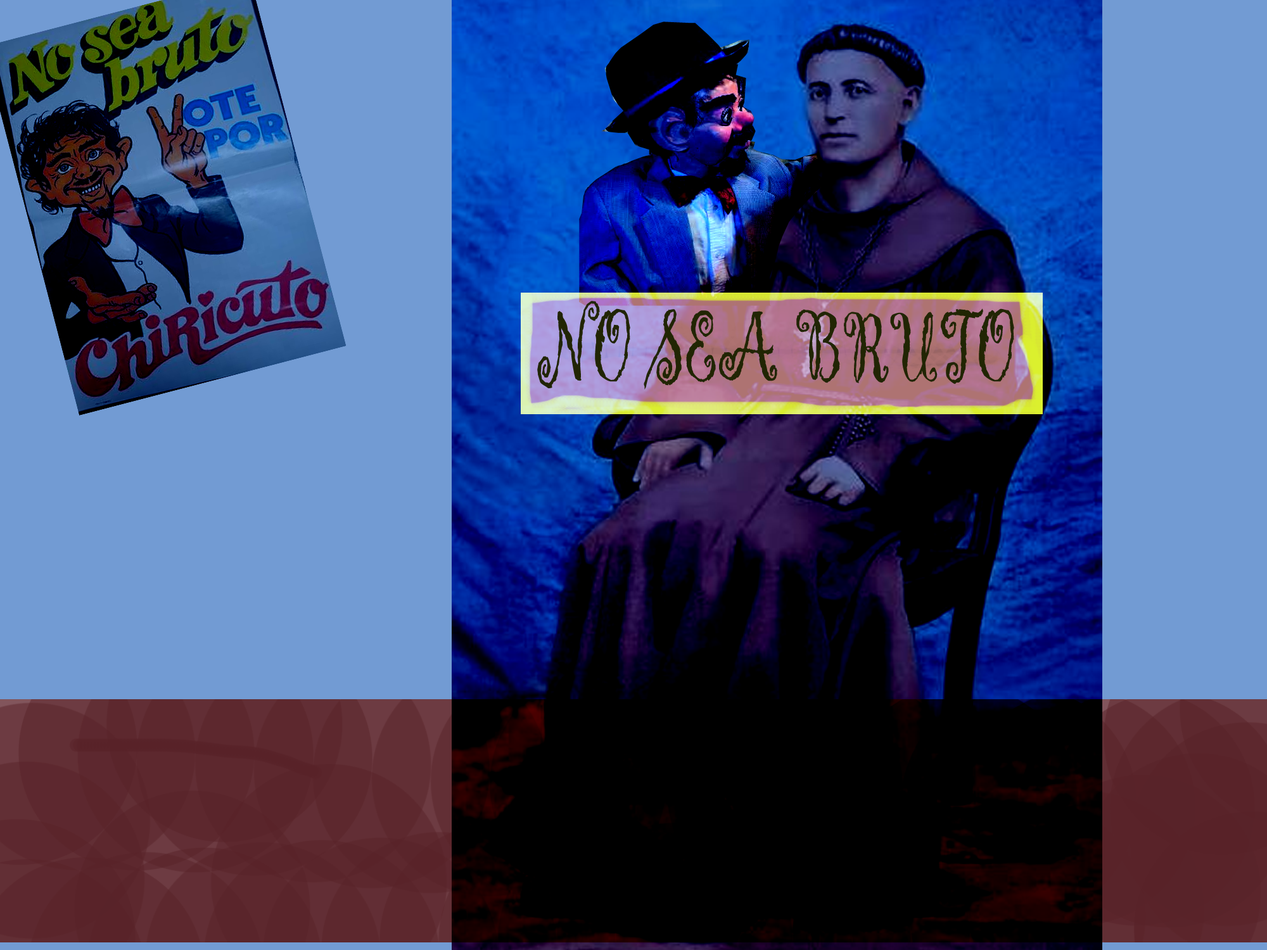
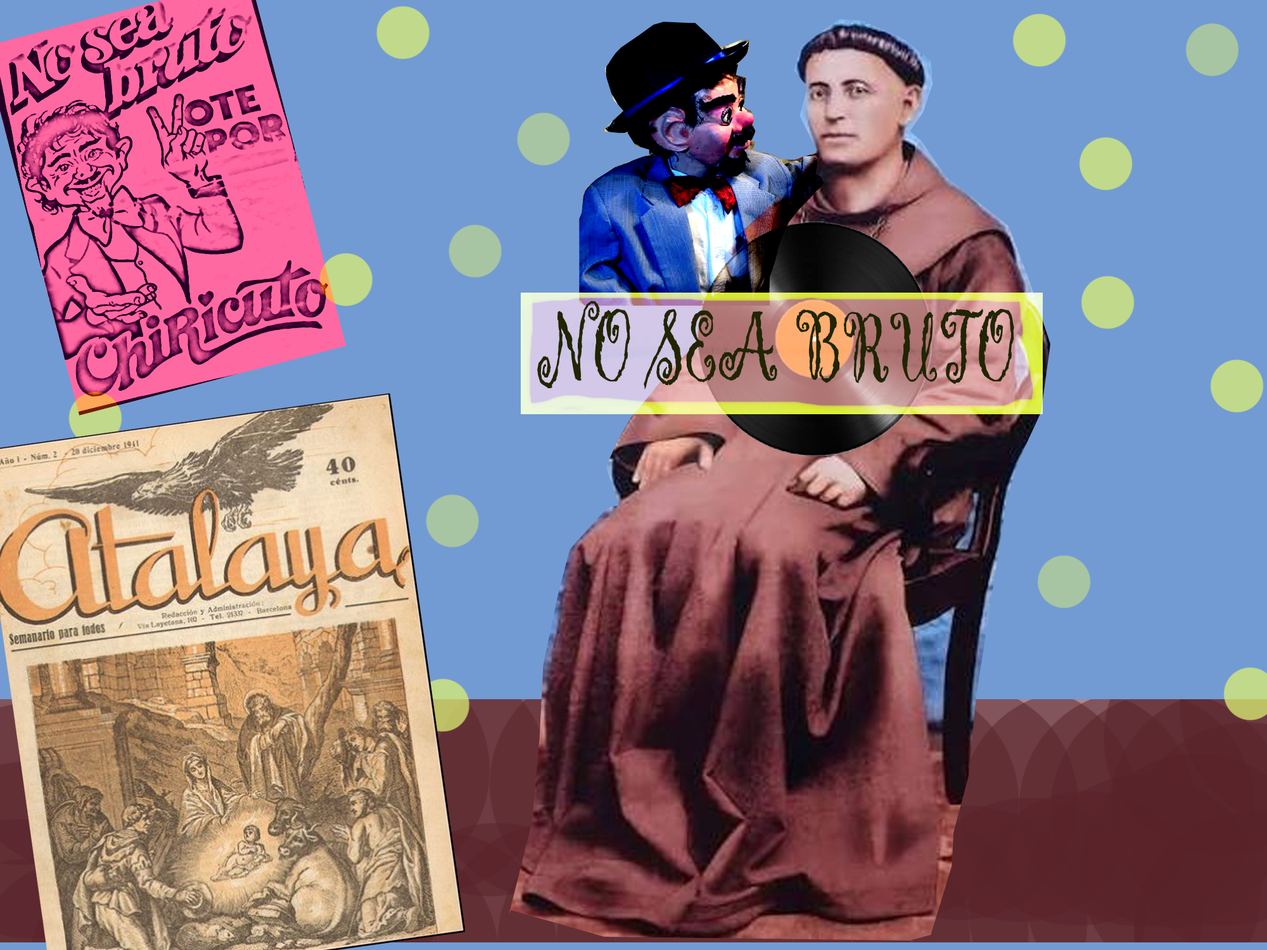
Comparing the layer stacks of the two w=1267, h=950 images. Changes:
"Layer 9": blend linear burn → linear light, painted on it over [0, 0, 346, 416]
added layer "Layer 11" above "Layer 2" over [696, 221, 932, 457]
"Layer 2": blend linear burn → normal, painted on it over [451, 0, 1103, 950]
added layer "Layer 10" above "Layer 12" over [0, 393, 465, 950]
added layer "Layer 12" above "Layer 1" over [67, 5, 1267, 733]
